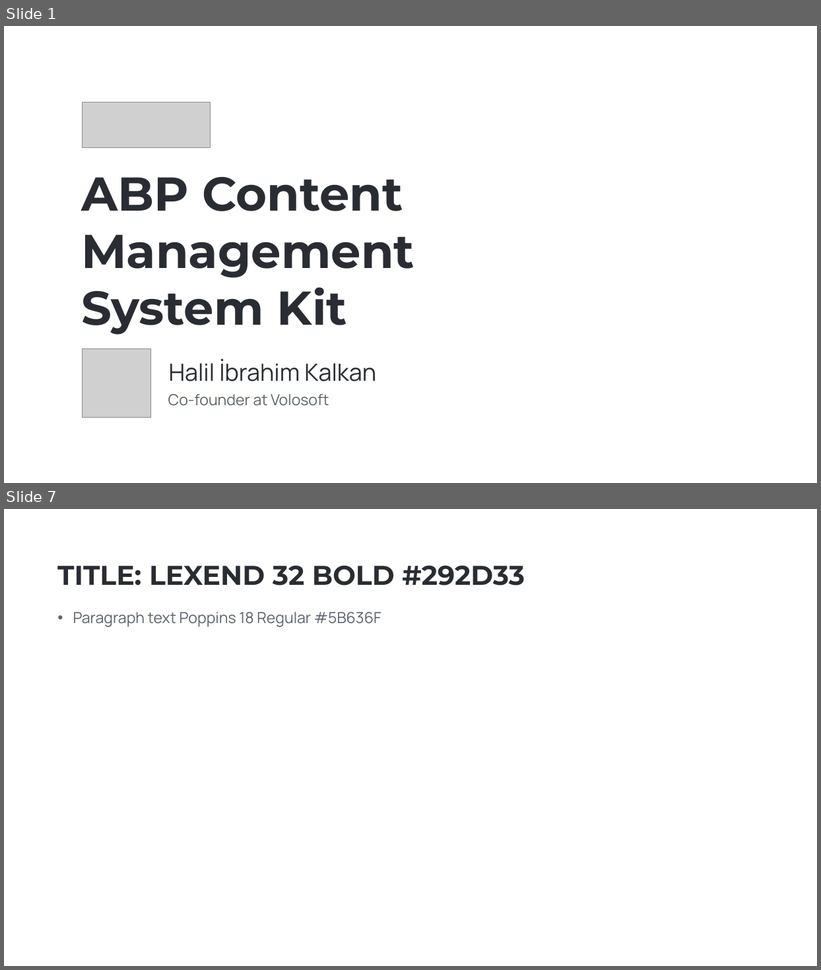
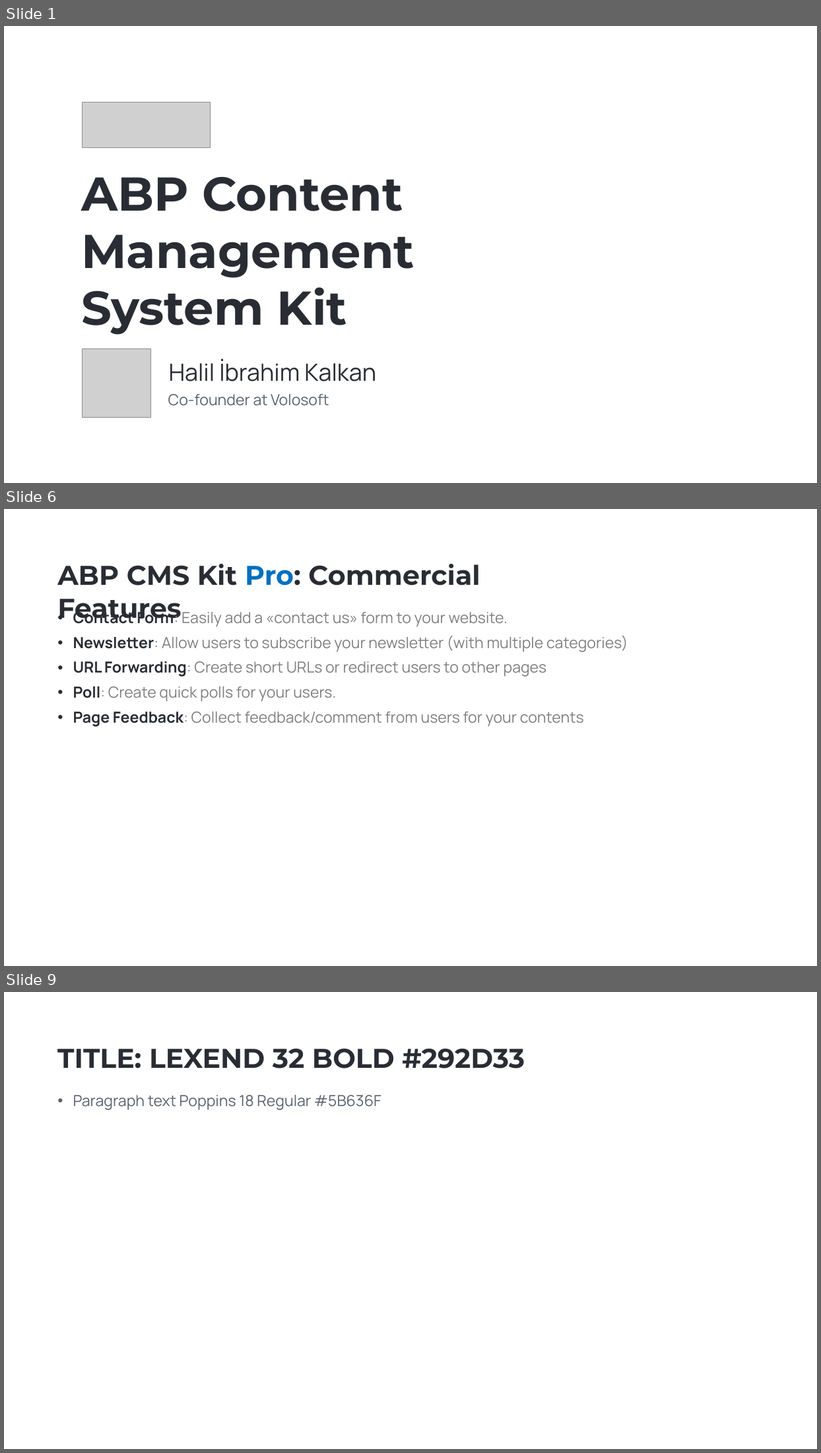
Before and after one commit to hikalkan/presentations, a slide deck: 2023-09-28 ABP CMS Kit/ABP CMS Kit.pptx. Shown one above the other, each under a label of ours: slides 1 and 7 before the commit, slides 1, 6 and 9 after it; the slides between them are not shown. The pictures are 821x970 and 821x1453 pixels, drawn with LibreOffice and Linux fonts; fonts in the diff are those of the drawing; grey boxes stand for pictures; background and template pictures are left out. Boxes give left, top, right and bottom in pixels: in the first picture for what was removed or moved away, otherwise in the second. Text is boxed around its words. In the diff, an @@ line names an element or a change of style, - is before the commit and + after.

```diff
--- a/2023-09-28 ABP CMS Kit/ABP CMS Kit.pptx
+++ b/2023-09-28 ABP CMS Kit/ABP CMS Kit.pptx
@@ slide 6 added at (x1=4, y1=509, x2=817, y2=966), background picture (left out) @@
@@ text added at (x1=57, y1=564, x2=480, y2=624), 32 pt, text #292D33, bold @@
+ABP CMS Kit Pro: Commercial Features
@@ text added at (x1=73, y1=609, x2=628, y2=727), 18 pt, text #808080 @@
+• Contact Form: Easily add a «contact us» form to your website.
+• Newsletter: Allow users to subscribe your newsletter (with multiple categories)
+• URL Forwarding: Create short URLs or redirect users to other pages
+• Poll: Create quick polls for your users.
+• Page Feedback: Collect feedback/comment from users for your contents
@@ what was slide 7 is now slide 9 @@
```
Also in this commit, not shown: 6 other slides added, 2 slides removed.
